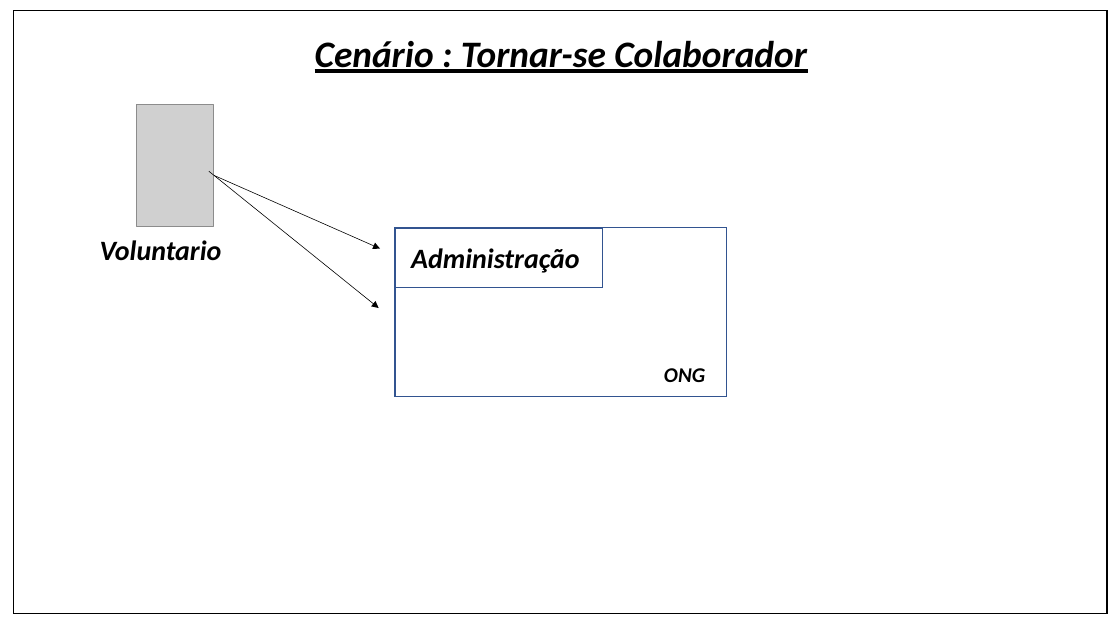
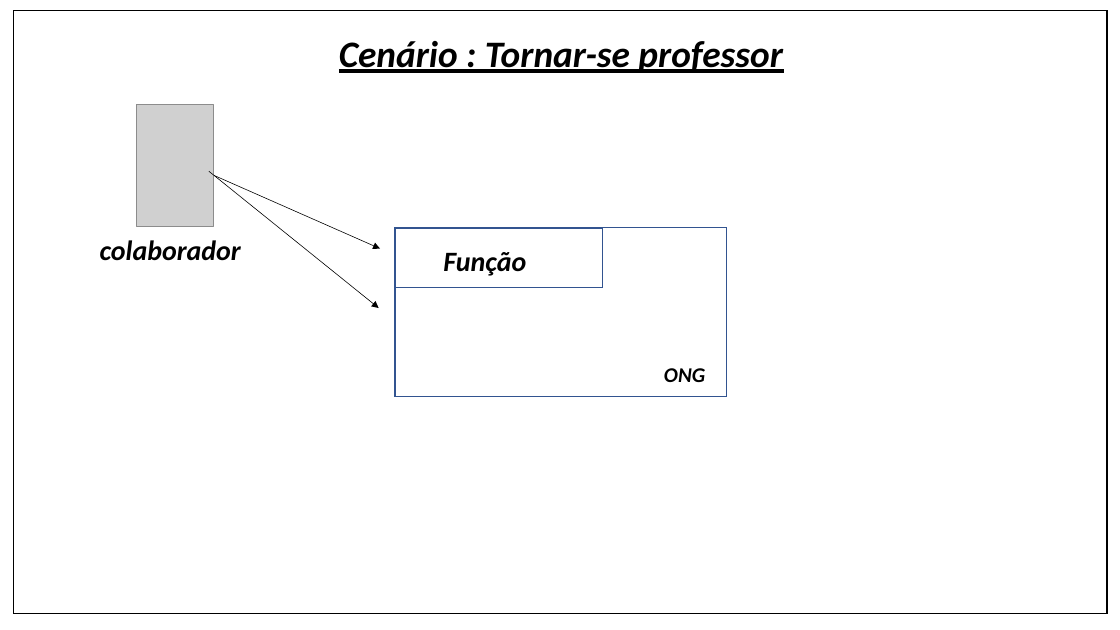
Before and after one commit to Ney-Rocha/OPE-3-semestre, a slide deck: slide 8 of cenario_de_negocio.pptx. Drawn at 1120x630 pixels with LibreOffice and Linux fonts; fonts in the diff are those of the drawing; grey boxes stand for pictures. Boxes give left, top, right and bottom in pixels: in the first picture for what was removed or moved away, otherwise in the second. Text is boxed around its words. In the diff, an @@ line names an element or a change of style, - is before the commit and + after.

```diff
--- a/cenario_de_negocio.pptx
+++ b/cenario_de_negocio.pptx
@@ text at (339,41,782,73): text changed @@
-Cenário : Tornar-se Colaborador
+Cenário : Tornar-se professor
@@ text at (100,240,241,261): text changed @@
-Voluntario
+colaborador
@@ text at (443,252,526,276): text changed @@
-Administração
+Função
```
Also in this commit, not shown: 10 other slides changed.
